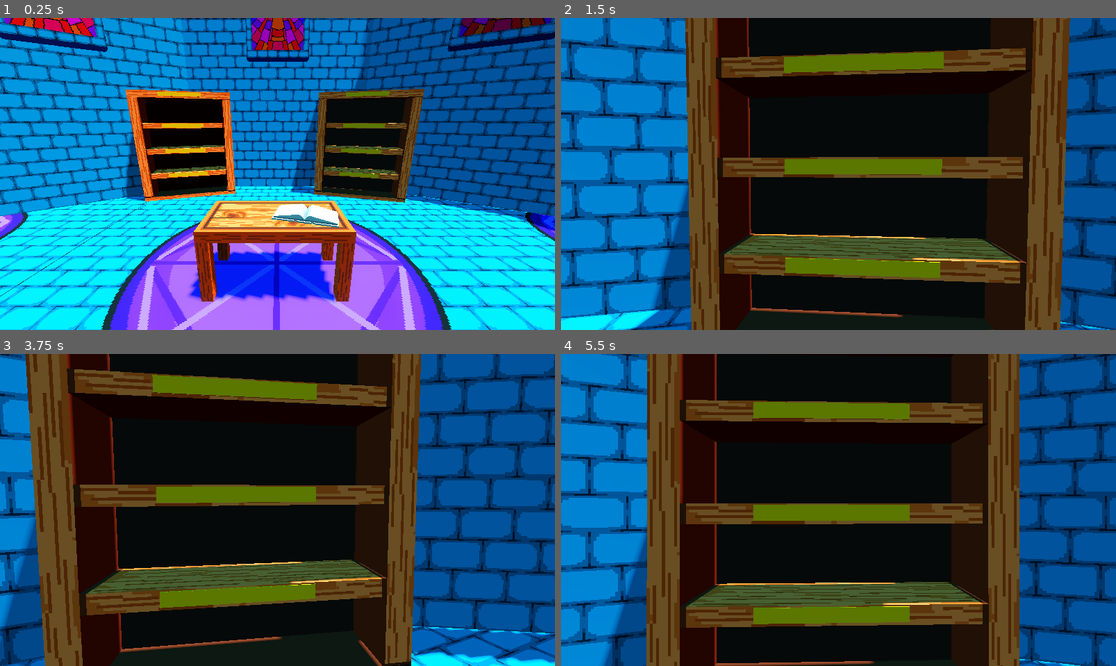
Above: before the commit, frames 1-4 (two rows, left to right).
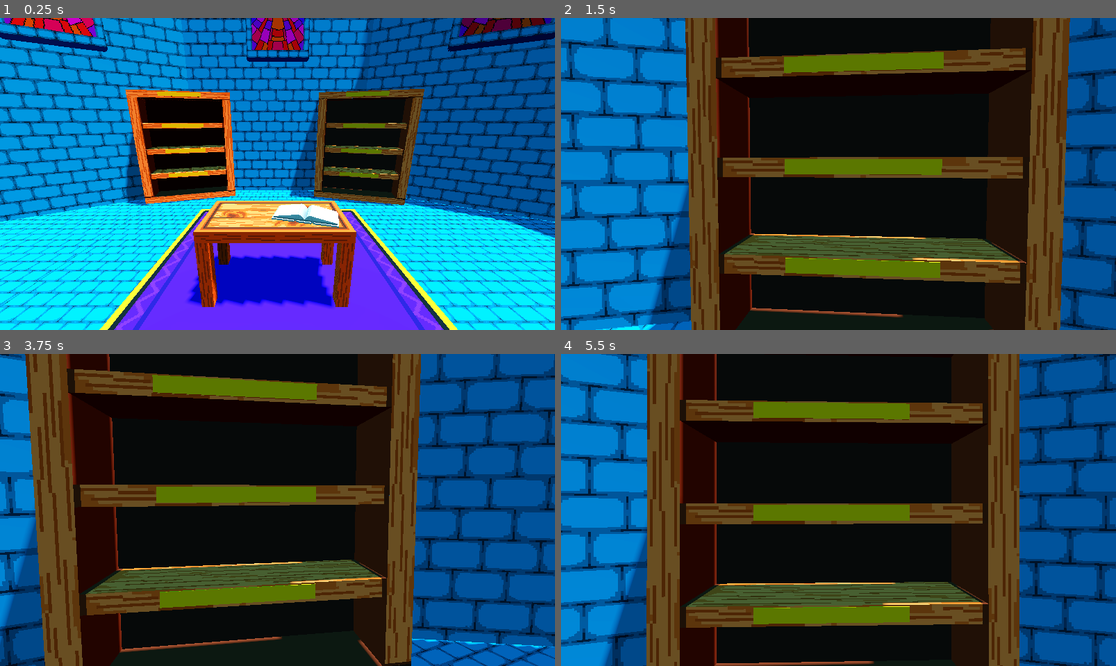
Above: after the commit, the same moments.

Repository: AJaxx86/make-anything-jam-26
Game: Godot game, scene res://world.tscn
Two runs of this game, one before a commit and one after it. Both use one fixed random seed, a clock stepped at 60 frames per second and the inputs below. Sound files missing from this copy of the repository are replaced by a short silence.
Inputs (mouse positions are in pixels of both pictures, inside the frame that each line leads up to):
- Up to frame 1 (0.25 s): no input
- Up to frame 2 (1.5 s): tap Enter at 0.5 s; move the mouse to (960, 158) at 0.52 s; press the mouse at (960, 158) at 0.53 s; release the mouse at (960, 158) at 1.25 s; drag from (727, 189) to (810, 236) at 1.27 s
- Up to frame 3 (3.75 s): move the mouse to (333, 441) at 2.02 s; tap Enter at 2.1 s; click (333, 441) at 2.17 s; drag from (249, 572) to (111, 463) at 2.77 s; move the mouse to (444, 556) at 3.52 s; tap Backspace at 3.6 s; click (444, 556) at 3.67 s
- Up to frame 4 (5.5 s): drag from (672, 463) to (755, 432) at 4.27 s; move the mouse to (866, 510) at 5.02 s; press the mouse at (866, 510) at 5.03 s

The runs differ from the first frame. In frame 1, 24% of the frame differs, in the area x 0-100%, y 53-100%; in frame 2, 1.3%; in frame 3, 2.3%; in frame 4, 0.1%.

Commit message:
Rug added

Diff:
--- a/world.tscn
+++ b/world.tscn
@@ -11,6 +11,8 @@
 [ext_resource type="ArrayMesh" uid="uid://dex8at27y8nb4" path="res://room/Object_66056.obj" id="9_ic0uy"]
 [ext_resource type="Texture2D" uid="uid://dfddk2letfsa3" path="res://room/texture_Wall2.png" id="10_ic0uy"]
 [ext_resource type="ArrayMesh" uid="uid://ddi8f7rjwhnum" path="res://room/Object_66144.obj" id="11_k3n1d"]
+[ext_resource type="Texture2D" uid="uid://bryu6kw4ynyj7" path="res://room/Rug.png" id="12_2o6r5"]
+[ext_resource type="ArrayMesh" uid="uid://dto2udkp8bto3" path="res://room/Rug.obj" id="13_70uel"]
 
 [sub_resource type="ProceduralSkyMaterial" id="ProceduralSkyMaterial_f3sb7"]
 sky_top_color = Color(0.13430977, 0.48999482, 0.6232835, 1)
@@ -41,6 +43,10 @@
 
 [sub_resource type="StandardMaterial3D" id="StandardMaterial3D_hiqwa"]
 albedo_texture = ExtResource("10_ic0uy")
+texture_filter = 0
+
+[sub_resource type="StandardMaterial3D" id="StandardMaterial3D_2u3nc"]
+albedo_texture = ExtResource("12_2o6r5")
 texture_filter = 0
 
 [node name="World" type="Node3D" unique_id=921156161]
@@ -75,17 +81,17 @@
 [node name="Room" type="Node3D" parent="." unique_id=530001663]
 
 [node name="Floor" type="MeshInstance3D" parent="Room" unique_id=848879856]
-transform = Transform3D(0.3, 0, 0, 0, 0.3, 0, 0, 0, 0.3, 3.644247, 0, -8)
+transform = Transform3D(0.3, 0, 0, 0, 0.3, 0, 0, 0, 0.3, 3.644247, -0.13071609, -8)
 material_override = SubResource("StandardMaterial3D_70uel")
 mesh = ExtResource("6_dwbse")
 
 [node name="Floor2" type="MeshInstance3D" parent="Room" unique_id=61748604]
-transform = Transform3D(0.3, 0, 0, 0, 0.3, 0, 0, 0, 0.3, -3.4950402, 0, -8)
+transform = Transform3D(0.3, 0, 0, 0, 0.3, 0, 0, 0, 0.3, -3.4950402, -0.13071609, -8)
 material_override = SubResource("StandardMaterial3D_70uel")
 mesh = ExtResource("6_dwbse")
 
 [node name="Floor3" type="MeshInstance3D" parent="Room" unique_id=919660905]
-transform = Transform3D(0.3, 0, 0, 0, 0.3, 0, 0, 0, 0.3, 10.767023, 0, -8)
+transform = Transform3D(0.3, 0, 0, 0, 0.3, 0, 0, 0, 0.3, 10.767023, -0.13071609, -8)
 material_override = SubResource("StandardMaterial3D_70uel")
 mesh = ExtResource("6_dwbse")
 
@@ -154,4 +160,9 @@
 material_override = SubResource("StandardMaterial3D_hiqwa")
 mesh = ExtResource("11_k3n1d")
 
+[node name="Rug" type="MeshInstance3D" parent="." unique_id=937839345]
+transform = Transform3D(0.36355525, 0, 0, 0, 1, 0, 0, 0, 0.36355525, -1.9624422, -0.092565894, -6.4246645)
+material_override = SubResource("StandardMaterial3D_2u3nc")
+mesh = ExtResource("13_70uel")
+
 [editable path="Table"]
Not shown, added: room/Object_658.obj
Not shown, added: room/Object_658.obj.import
Not shown, added: room/Rug.obj
Not shown, added: room/Rug.obj.import
Binary file added: room/Rug.png
Not shown, added: room/Rug.png.import
Binary file changed: room/texture_Floor.png
Not shown, added: room/texture_texture_Walls.png.import
